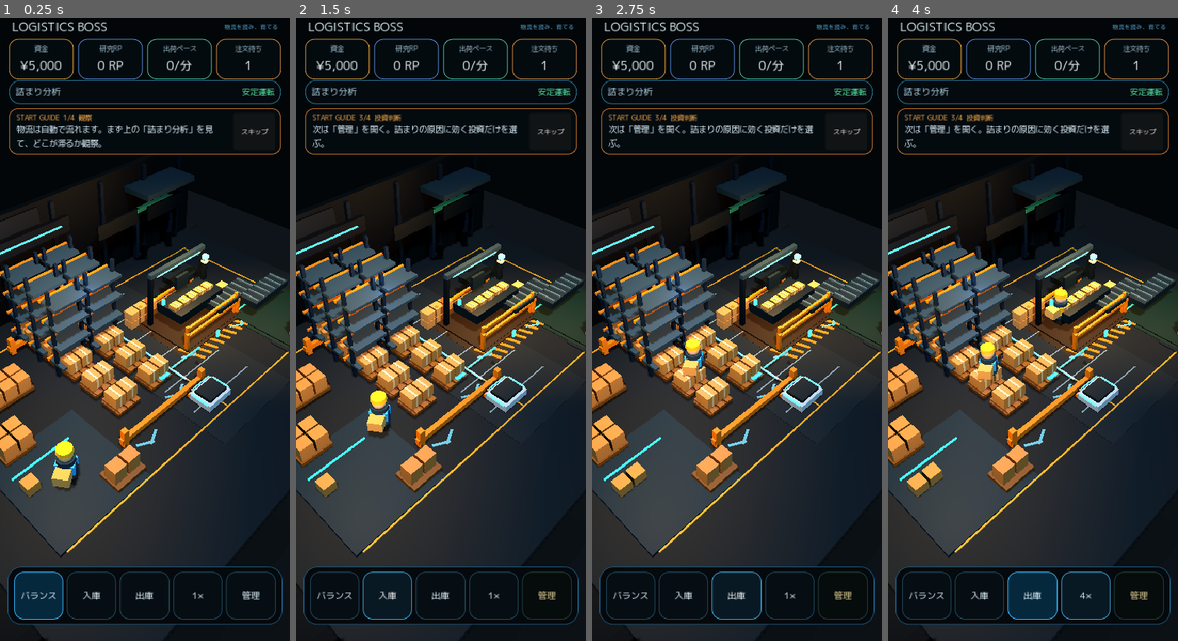
Above: before the commit, frames 1-4 (left to right).
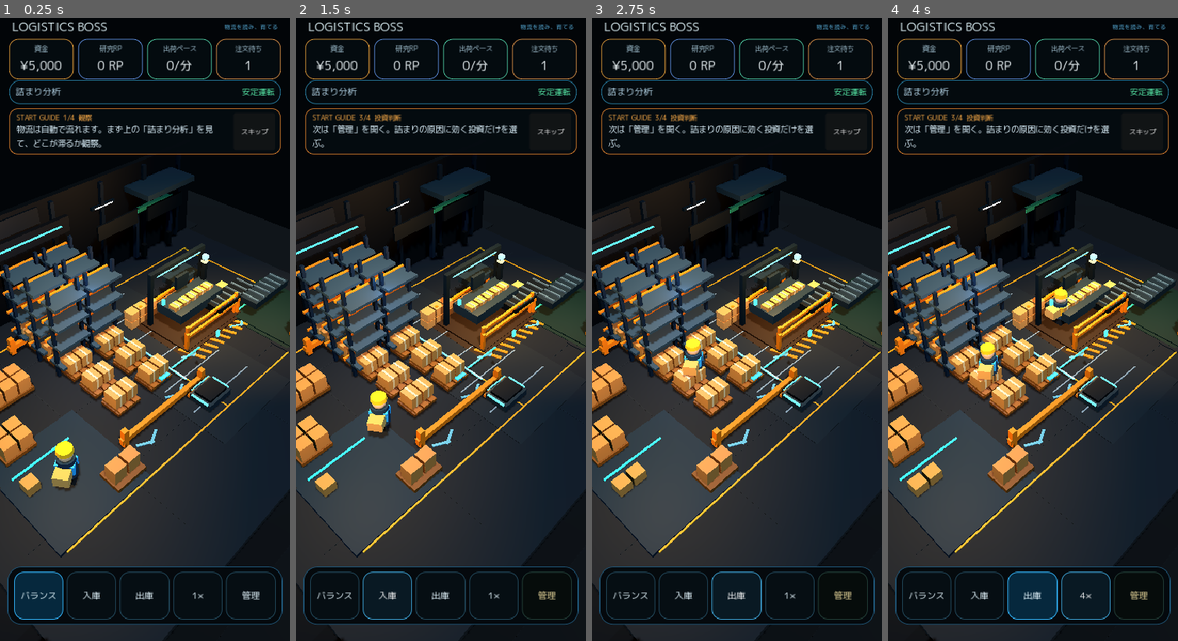
Above: after the commit, the same moments.

Repository: 48wr9f4wgp-lab/Logistics-Boss
Game: Godot game, scene res://scenes/main.tscn
The game is run twice, just before and just after one commit, with the same random seed, the same clock (stepped at 60 frames per second) and the same inputs.
Inputs:
- Up to frame 1 (0.25 s): no input
- Up to frame 2 (1.5 s): click "バランス" at 0.5 s; click "入庫" at 1.25 s
- Up to frame 3 (2.75 s): click "出庫" at 2 s
- Up to frame 4 (4 s): click "1×" at 2.75 s; click "2×" at 3.5 s

The runs differ from the first frame. In frame 1, 0.9% of the frame differs, in the area x 9-94%, y 29-87%; in frame 2, 0.9%; in frame 3, 0.9%; in frame 4, 0.9%.

Commit message:
Polish warehouse lighting and material hierarchy

Diff:
--- a/godot/view/visual_composition_fix.gd
+++ b/godot/view/visual_composition_fix.gd
@@ -6,9 +6,11 @@
 const OVERVIEW_START_DISTANCE := 20.5
 const OVERVIEW_MAX_DISTANCE := 25.0
 
-const PREMIUM_FLOOR := Color(0.065, 0.088, 0.105)
+const PREMIUM_FLOOR := Color(0.072, 0.095, 0.112)
 const PREMIUM_NAVY := Color(0.018, 0.038, 0.052)
 const PREMIUM_STEEL := Color(0.080, 0.125, 0.150)
+const BRUSHED_STEEL := Color(0.185, 0.245, 0.270)
+const DARK_EQUIPMENT := Color(0.047, 0.075, 0.090)
 const INBOUND_TINT := Color(0.050, 0.145, 0.195)
 const PACK_TINT := Color(0.180, 0.105, 0.035)
 const OUTBOUND_TINT := Color(0.040, 0.145, 0.110)
@@ -18,6 +20,10 @@
 const ROAD_TINT := Color(0.022, 0.029, 0.034)
 const YARD_LINE := Color(0.30, 0.34, 0.35)
 const YARD_WARM := Color(1.0, 0.66, 0.30)
+const PRACTICAL_WARM := Color(1.0, 0.78, 0.52)
+const PRACTICAL_COOL := Color(0.46, 0.78, 1.0)
+const SAFETY_AMBER := Color(0.88, 0.43, 0.075)
+const FLOOR_JOINT := Color(0.105, 0.125, 0.135)
 
 var warehouse_view: WarehouseView
 
@@ -27,6 +33,8 @@
     warehouse_view._camera_distance = 16.7
     warehouse_view._orbit_pitch = -0.69
     warehouse_view._orbit_yaw = -0.80
+    if warehouse_view.sim != null and not warehouse_view.sim.event_emitted.is_connected(_on_domain_event):
+        warehouse_view.sim.event_emitted.connect(_on_domain_event)
     call_deferred("_apply_composition")
 
 
@@ -58,10 +66,28 @@
 
     _reduce_foreground_structure()
     _build_site_context()
+    _build_floor_finish_details()
+    _build_premium_practicals()
     _apply_north_star_environment()
     _apply_north_star_palette()
     _limit_dynamic_shadow_cost()
     _deemphasize_truck()
+
+
+func _on_domain_event(event: Dictionary) -> void:
+    # Facility/rack geometry is rebuilt after authoritative purchases. Re-apply
+    # the same controlled material family on the next idle frame so newly created
+    # modules do not fall back to the older flat-plastic look.
+    var event_type := String(event.get("type", ""))
+    if event_type in [
+        "upgrade_purchased",
+        "facility_purchased",
+        "rank_up",
+        "receiving_annex_purchased",
+        "routing_mode_changed",
+        "inbound_carrier_purchased",
+    ]:
+        call_deferred("_apply_north_star_palette")
 
 
 func _reduce_foreground_structure() -> void:
@@ -113,6 +139,52 @@
         _site_emissive_box(root, "YardLampGlow", Vector3(0.30, 0.12, 0.24), p + Vector3(0.0, 2.10, 0.0), YARD_WARM, 2.2)
 
 
+func _build_floor_finish_details() -> void:
+    if get_node_or_null("PremiumFloorDetails") != null:
+        return
+
+    # Thin low-contrast expansion joints break the single-slab look without
+    # competing with the operational lane markings or inventing a second flow map.
+    var root := Node3D.new()
+    root.name = "PremiumFloorDetails"
+    add_child(root)
+
+    for z in [-2.25, 0.45, 3.05]:
+        _site_box(root, "FloorJoint", Vector3(14.15, 0.010, 0.022), Vector3(0.0, -0.025, z), FLOOR_JOINT, 0.93, 0.0)
+    for x in [-3.85, 0.75, 4.25]:
+        _site_box(root, "FloorJoint", Vector3(0.022, 0.010, 9.70), Vector3(x, -0.025, 0.55), FLOOR_JOINT, 0.93, 0.0)
+
+    # Small neutral kick plates make the packing hero cell feel installed rather
+    # than placed on top of the floor. These remain non-semantic and non-emissive.
+    _site_box(root, "PackKickPlateL", Vector3(0.11, 0.055, 2.45), Vector3(1.08, 0.045, -0.08), BRUSHED_STEEL, 0.42, 0.30)
+    _site_box(root, "PackKickPlateR", Vector3(0.11, 0.055, 2.45), Vector3(4.02, 0.045, -0.08), BRUSHED_STEEL, 0.42, 0.30)
+
+
+func _build_premium_practicals() -> void:
+    if get_node_or_null("PremiumPracticals") != null:
+        return
+
+    # Four emissive fixture bars create a premium human-scale work-light rhythm.
+    # They do not cast light or shadows: the existing bounded Omni lights still
+    # provide illumination, while these meshes only make the light sources visible.
+    var root := Node3D.new()
+    root.name = "PremiumPracticals"
+    add_child(root)
+
+    var fixtures := [
+        {"position": Vector3(-5.25, 3.08, -4.70), "color": PRACTICAL_WARM},
+        {"position": Vector3(-1.60, 3.18, -4.70), "color": PRACTICAL_COOL},
+        {"position": Vector3(2.55, 3.05, -4.70), "color": PRACTICAL_WARM},
+        {"position": Vector3(5.15, 3.08, -4.70), "color": PRACTICAL_WARM},
+    ]
+    for fixture_variant in fixtures:
+        var fixture: Dictionary = fixture_variant
+        var p: Vector3 = fixture["position"]
+        var color: Color = fixture["color"]
+        _site_box(root, "PracticalHousing", Vector3(1.18, 0.12, 0.12), p, PREMIUM_STEEL, 0.46, 0.22)
+        _site_emissive_box(root, "PracticalGlow", Vector3(0.96, 0.045, 0.045), p + Vector3(0.0, -0.015, 0.075), color, 1.65)
+
+
 func _apply_north_star_environment() -> void:
     if warehouse_view == null:
         return
@@ -123,9 +195,9 @@
             if world.environment != null:
                 # Dark industrial base with enough navy lift that the warehouse
                 # reads as a site at night rather than a model floating in black.
-                world.environment.background_color = Color(0.010, 0.022, 0.033)
-                world.environment.ambient_light_color = Color(0.16, 0.25, 0.32)
-                world.environment.ambient_light_energy = 0.50
+                world.environment.background_color = Color(0.009, 0.021, 0.032)
+                world.environment.ambient_light_color = Color(0.18, 0.27, 0.34)
+                world.environment.ambient_light_energy = 0.54
             return
 
 
@@ -142,7 +214,7 @@
         var mesh_instance := node as MeshInstance3D
         match str(mesh_instance.name):
             "Floor":
-                _retint_mesh(mesh_instance, PREMIUM_FLOOR, 0.76, 0.02)
+                _retint_mesh(mesh_instance, PREMIUM_FLOOR, 0.78, 0.015)
             "BackWall", "WallColumn", "StorageEndcap":
                 _retint_mesh(mesh_instance, PREMIUM_NAVY, 0.62, 0.08)
             "CentralAisle":
@@ -155,8 +227,16 @@
                 _retint_mesh(mesh_instance, OUTBOUND_TINT, 0.66, 0.02)
             "TruckApron", "FloorPlate":
                 _retint_mesh(mesh_instance, APRON_TINT, 0.82, 0.01)
-            "PackTable", "PackSideTable":
-                _retint_mesh(mesh_instance, PREMIUM_STEEL, 0.50, 0.12)
+            "PackTable", "PackSideTable", "PackTable2", "RackShelf", "QuickShelf", "DenseShelf", "OpsDeck", "ForkL", "ForkR", "AGVBase":
+                _retint_mesh(mesh_instance, BRUSHED_STEEL, 0.36, 0.34)
+            "RackPost", "QuickPost", "DensePost", "DockPost", "DockPostL", "DockPostR", "OpsSupport", "PackGantryPost", "PackGantryTop", "ForkRoof":
+                _retint_mesh(mesh_instance, PREMIUM_STEEL, 0.48, 0.18)
+            "Conveyor", "AGVTop", "CellOpening":
+                _retint_mesh(mesh_instance, DARK_EQUIPMENT, 0.56, 0.12)
+            "Roller":
+                _retint_mesh(mesh_instance, Color(0.31, 0.38, 0.41), 0.32, 0.42)
+            "RackBeam", "QuickBeam", "DenseBeam", "PackRail2", "CellAccent":
+                _retint_mesh(mesh_instance, SAFETY_AMBER, 0.43, 0.08)
 
     for child in node.get_children():
         _retint_recursive(child)
@@ -190,6 +270,8 @@
     elif node is DirectionalLight3D:
         var directional := node as DirectionalLight3D
         directional.shadow_enabled = true
+        directional.light_energy = 0.78
+        directional.light_color = Color(0.72, 0.84, 0.95)
 
     for child in node.get_children():
         _limit_light_recursive(child)
